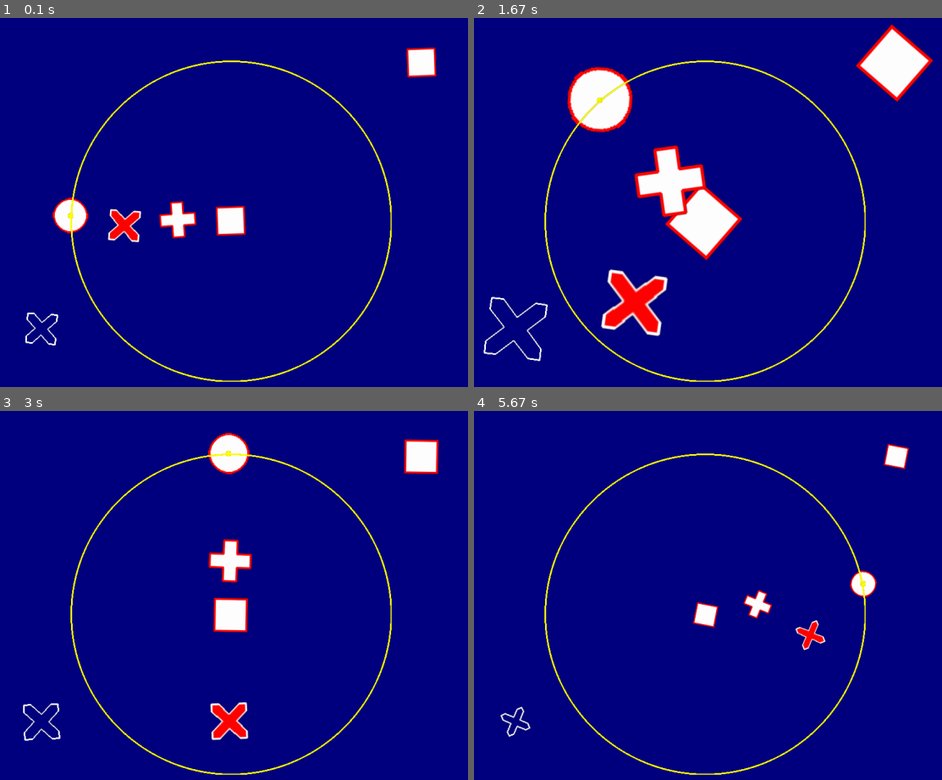
Above: before the commit, frames 1-4 (two rows, left to right).
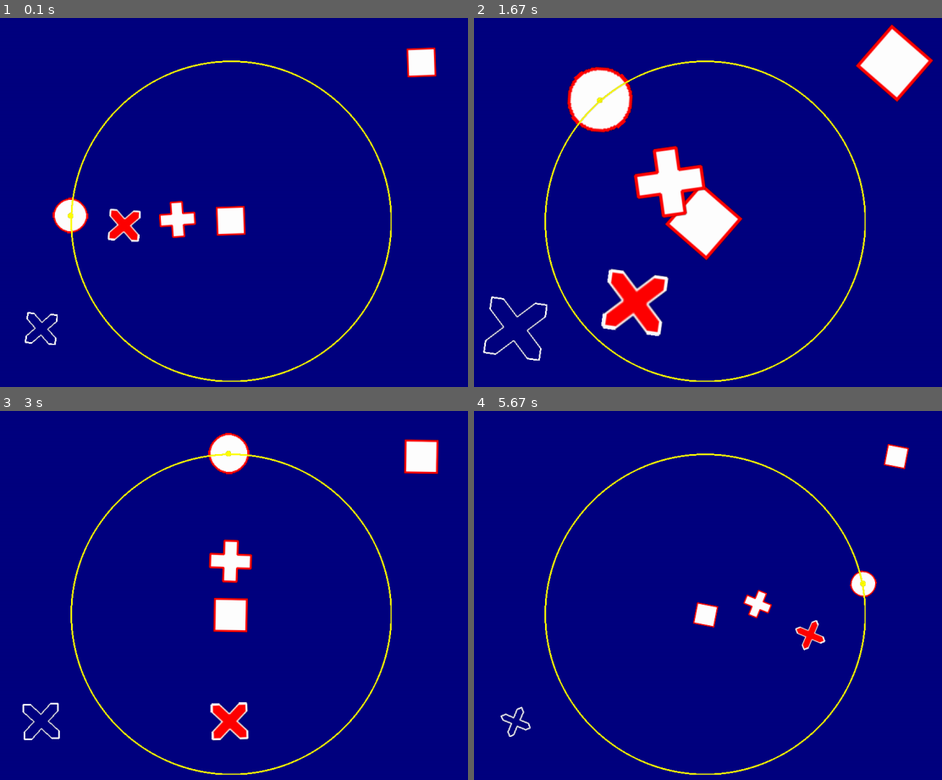
Above: after the commit, the same moments.

Repository: francis-clairicia/PyDiamond
Game: pygame game, started from main.py
The game is run twice, just before and just after one commit, with the same random seed, the same clock (stepped at 60 frames per second) and the same inputs.
Inputs:
- Up to frame 1 (0.1 s): no input
- Up to frame 2 (1.67 s): no input
- Up to frame 3 (3 s): no input
- Up to frame 4 (5.67 s): no input

The runs differ from the first frame. In frame 1, 0.4% of the frame differs, in the area x 5-43%, y 49-89%; in frame 2, 1.1%, in the area x 1-50%, y 34-94%; in frame 3, 0.6%; in frame 4, 0.3%.

Commit message:
[FIX] PolygonShape: Fixed Surface's size

Diff:
--- a/my_pygame/shape.py
+++ b/my_pygame/shape.py
@@ -125,7 +125,7 @@
 
         all_points: List[Vector2] = [Vector2(p) for p in self.__points]
 
-        offset: float = self.outline + (self.outline % 2)
+        offset: float = self.outline / 2 + (self.outline % 2)
         w, h = self.get_local_size()
         w, h = (w + offset * 2, h + offset * 2)
         image: Surface = create_surface((w, h))
